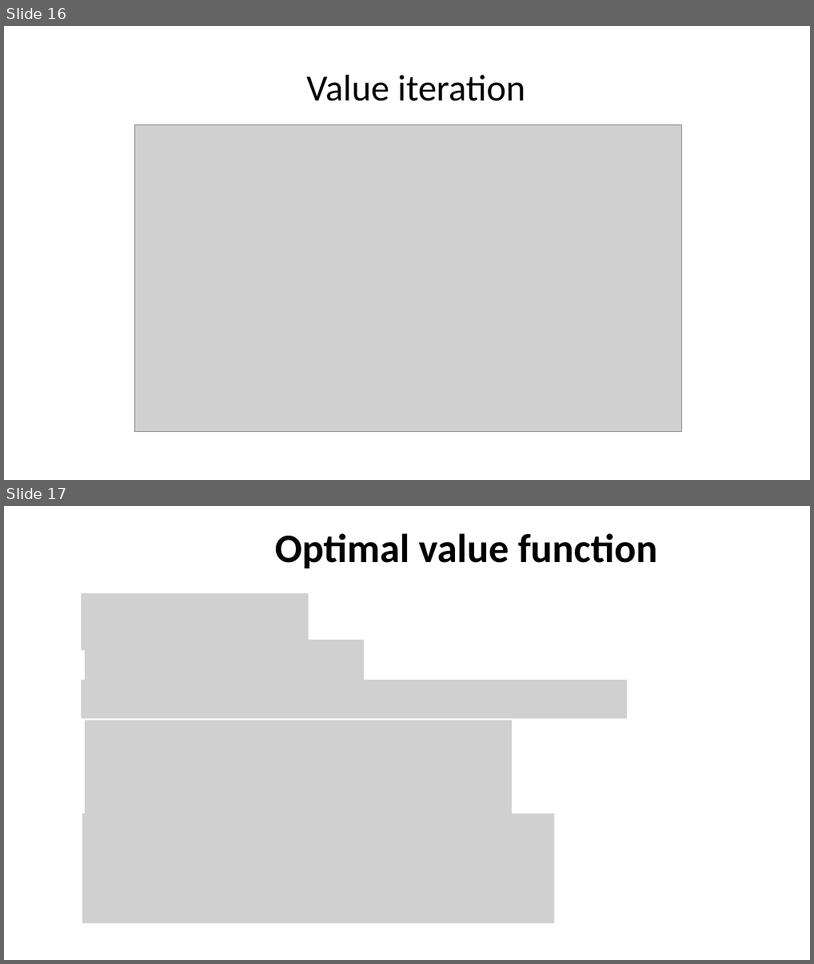
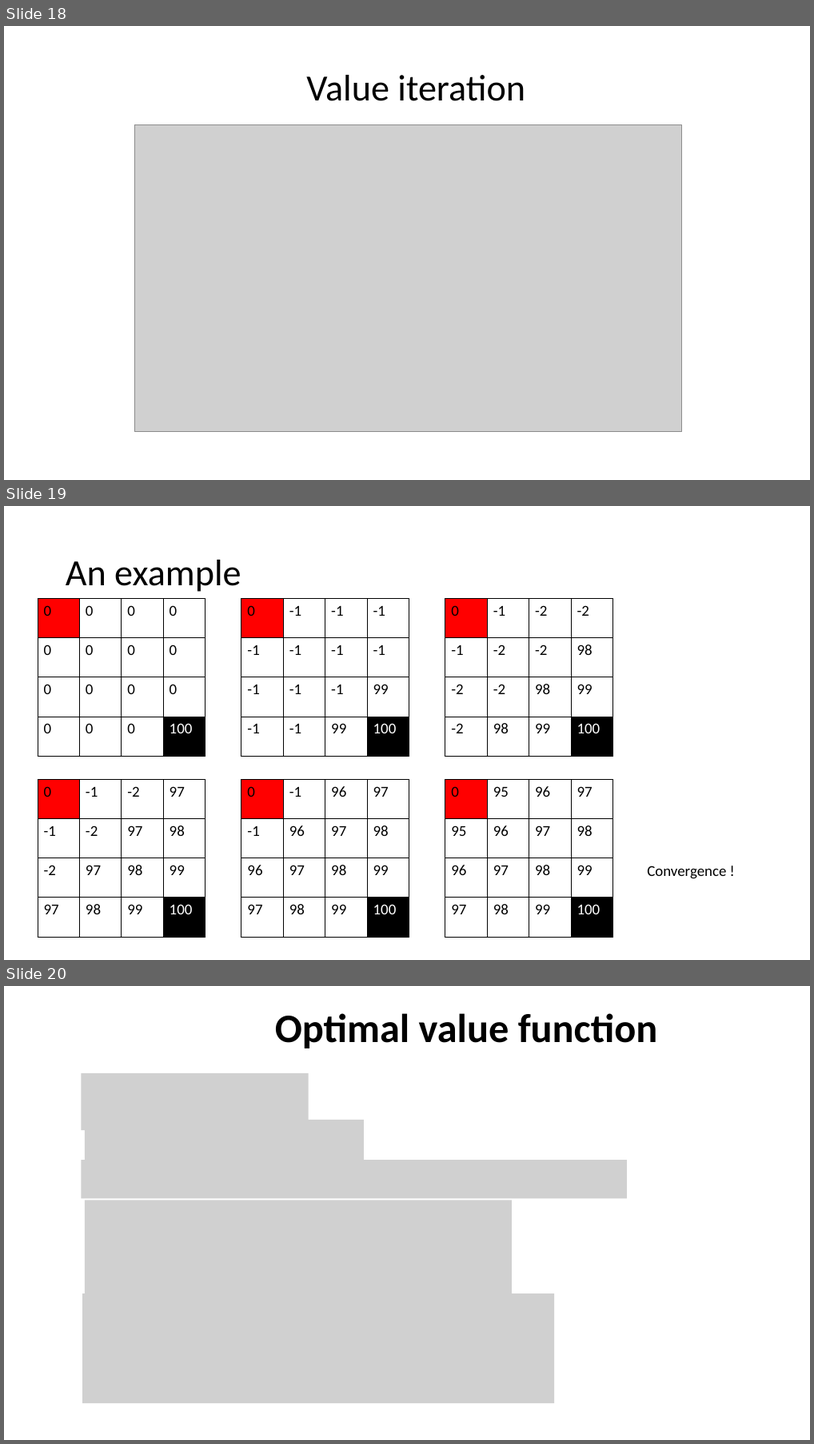
Before and after one commit to xfdywy/RL, a slide deck: FirstSeminar/firstseminar.pptx. Shown one above the other, each under a label of ours: slides 16 and 17 before the commit, slides 18, 19 and 20 after it. The pictures are 814x964 and 814x1444 pixels, drawn with LibreOffice and Linux fonts; fonts in the diff are those of the drawing; grey boxes stand for pictures. Boxes give left, top, right and bottom in pixels: in the first picture for what was removed or moved away, otherwise in the second. Text is boxed around its words. In the diff, an @@ line names an element or a change of style, - is before the commit and + after.

```diff
--- a/FirstSeminar/firstseminar.pptx
+++ b/FirstSeminar/firstseminar.pptx
@@ slide 19 added at bbox=[4, 506, 810, 960], background #FFFFFF @@
@@ title added at bbox=[66, 560, 241, 592], 44 pt, text #000000 @@
+An example
@@ table added at bbox=[38, 599, 205, 756], 4 rows, 4 columns @@
+0 | 0 | 0 | 0
+0 | 0 | 0 | 0
+0 | 0 | 0 | 0
+0 | 0 | 0 | 100
@@ table added at bbox=[242, 599, 409, 756], 4 rows, 4 columns @@
+0 | -1 | -1 | -1
+-1 | -1 | -1 | -1
+-1 | -1 | -1 | 99
+-1 | -1 | 99 | 100
@@ table added at bbox=[446, 599, 613, 756], 4 rows, 4 columns @@
+0 | -1 | -2 | -2
+-1 | -2 | -2 | 98
+-2 | -2 | 98 | 99
+-2 | 98 | 99 | 100
@@ table added at bbox=[38, 779, 205, 936], 4 rows, 4 columns @@
+0 | -1 | -2 | 97
+-1 | -2 | 97 | 98
+-2 | 97 | 98 | 99
+97 | 98 | 99 | 100
@@ table added at bbox=[242, 779, 409, 936], 4 rows, 4 columns @@
+0 | -1 | 96 | 97
+-1 | 96 | 97 | 98
+96 | 97 | 98 | 99
+97 | 98 | 99 | 100
@@ table added at bbox=[446, 779, 613, 936], 4 rows, 4 columns @@
+0 | 95 | 96 | 97
+95 | 96 | 97 | 98
+96 | 97 | 98 | 99
+97 | 98 | 99 | 100
@@ text added at bbox=[647, 865, 726, 879], 18 pt, text #000000 @@
+Convergence !
@@ what was slide 16 is now slide 18 @@
@@ what was slide 17 is now slide 20 @@
```
Also in this commit, not shown: 4 slides changed, 7 other slides added.
